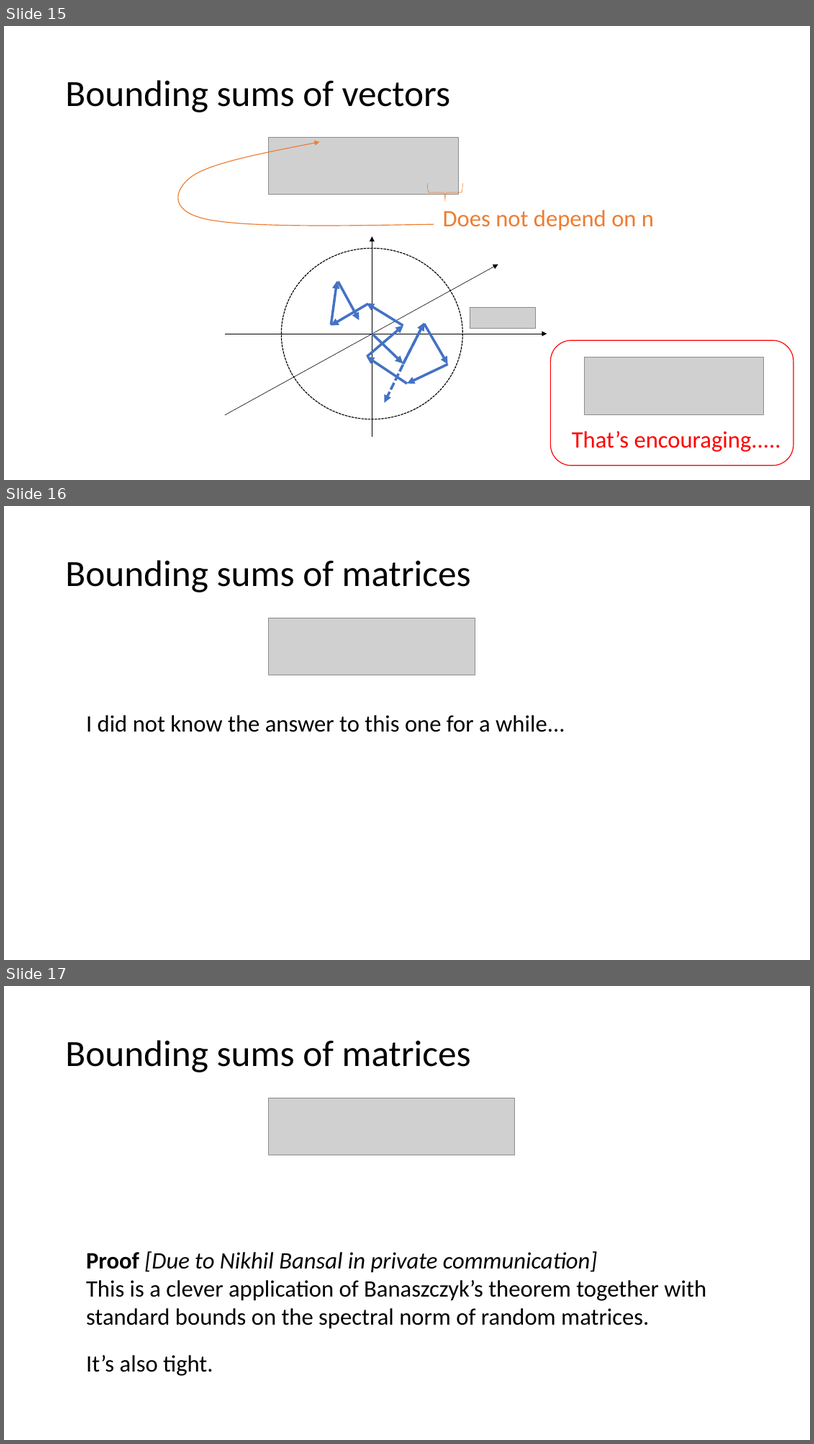
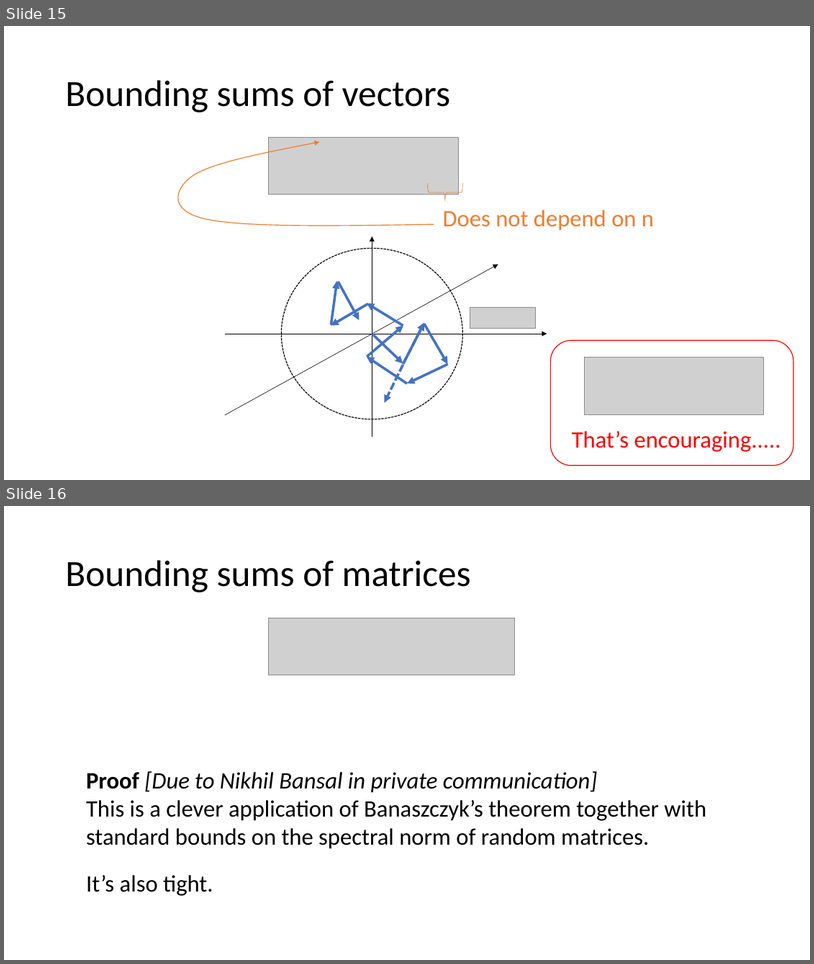
Before and after one commit to zkarnin/density_sketch, a slide deck: presentation.pptx. Shown one above the other, each under a label of ours: slides 15, 16 and 17 before the commit, slides 15 and 16 after it. The pictures are 814x1444 and 814x964 pixels, drawn with LibreOffice and Linux fonts; fonts in the diff are those of the drawing; grey boxes stand for pictures. Boxes give left, top, right and bottom in pixels: in the first picture for what was removed or moved away, otherwise in the second. Text is boxed around its words. In the diff, an @@ line names an element or a change of style, - is before the commit and + after.

```diff
--- a/presentation.pptx
+++ b/presentation.pptx
@@ slide 16 removed at (x1=4, y1=506, x2=810, y2=960), background #FFFFFF @@
@@ title removed at (x1=65, y1=560, x2=471, y2=592) @@
-Bounding sums of matrices
@@ picture removed at (x1=269, y1=618, x2=476, y2=674) @@
@@ text removed at (x1=86, y1=715, x2=565, y2=732) @@
-I did not know the answer to this one for a while...
@@ what was slide 17 is now slide 16 @@
```
Also in this commit, not shown: 2 slides changed.
